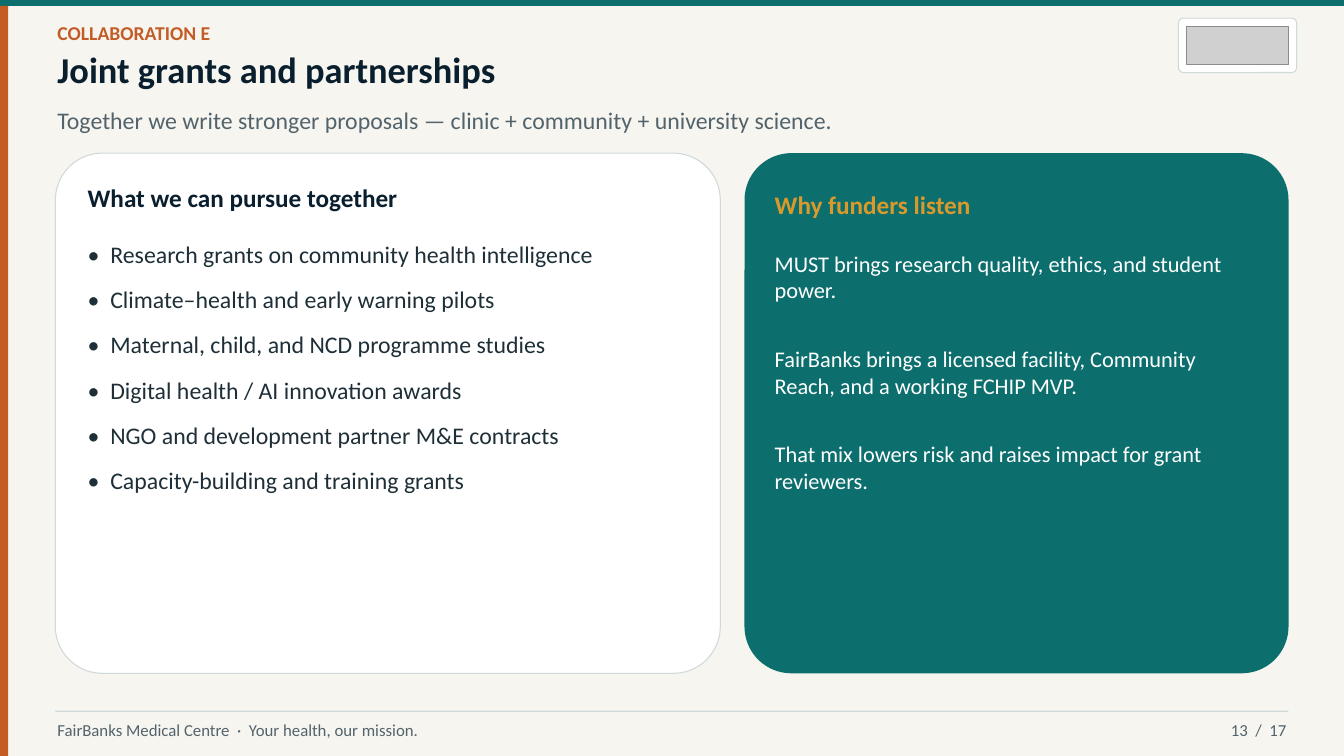
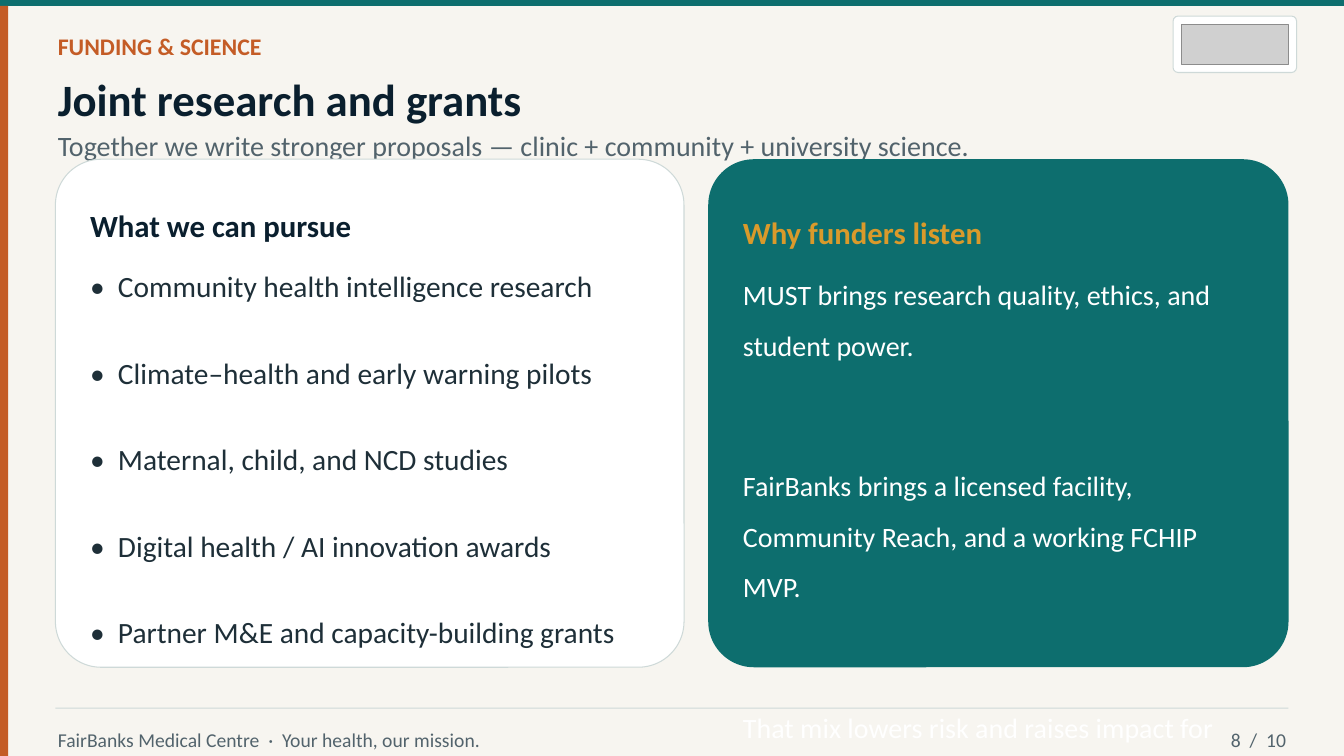
Before and after one commit to WASSWA2624/fairbanks, a slide deck: slide 8 of pitch-presentations/documents/must_ppt.pptx (slide 13 before the commit). Drawn at 1344x756 pixels with LibreOffice and Linux fonts; fonts in the diff are those of the drawing; grey boxes stand for pictures. Boxes give left, top, right and bottom in pixels: in the first picture for what was removed or moved away, otherwise in the second. Text is boxed around its words. In the diff, an @@ line names an element or a change of style, - is before the commit and + after.

Commit message:
Refine MUST partnership pitch deck script and PowerPoint presentation. Updated text formatting, adjusted layout dimensions, and improved readability with larger fonts and better spacing. Removed unnecessary images and clarified content structure to enhance overall presentation quality.

```diff
--- a/pitch-presentations/documents/must_ppt.pptx
+++ b/pitch-presentations/documents/must_ppt.pptx
@@ rounded rectangle: place and size @@
-rounded rectangle at (1179, 18, 1297, 73)
+rounded rectangle at (1174, 16, 1298, 73)
@@ picture: place and size @@
-picture at (1187, 26, 1289, 65)
+picture at (1182, 24, 1290, 65)
@@ text at (58, 39, 262, 55): text changed; size 14 to 17 pt @@
-COLLABORATION E
+FUNDING & SCIENCE
@@ text at (58, 84, 521, 124): text changed; size 26 to 32 pt @@
-Joint grants and partnerships
+Joint research and grants
@@ text "Together we write stronger proposals ..." at (58, 136, 969, 163): size 17 to 20 pt; line spacing 1 to 1.5 @@
@@ rounded rectangle: place and size @@
-rounded rectangle at (55, 153, 721, 674)
+rounded rectangle at (55, 159, 685, 667)
@@ rounded rectangle: place and size @@
-rounded rectangle at (745, 153, 1290, 674)
+rounded rectangle at (709, 159, 1290, 667)
@@ text "Why funders listen": place and size @@
-text "Why funders listen" at (775, 196, 971, 218)
+text "Why funders listen" at (743, 222, 982, 249)
@@ text "Why funders listen" at (743, 222, 982, 249): size 18 to 22 pt; line spacing 1 to 1.5 @@
@@ text at (90, 215, 351, 242): text changed; size 18 to 22 pt @@
-What we can pursue together
+What we can pursue
@@ text "• Community health intelligence research": place and size @@
-text "• Community health intelligence research" at (110, 246, 592, 493)
+text "• Community health intelligence research" at (118, 276, 614, 648)
@@ text "MUST brings research quality, ethics, ...": place and size @@
-text "MUST brings research quality, ethics, ..." at (775, 256, 1222, 489)
+text "MUST brings research quality, ethics, ..." at (743, 285, 1210, 597)
@@ text "MUST brings research quality, ethics, ..." at (743, 285, 1210, 597): size 16 to 20 pt; line spacing 1 to 1.5; more space between paragraphs @@
@@ text at (118, 276, 592, 302): text changed; size 17 to 21 pt @@
-• Research grants on community health intelligence
+• Community health intelligence research
@@ text at (118, 363, 592, 562): size 17 to 21 pt in "• Climate–health and early warning pilots", "• Digital health / AI innovation awards"; line spacing 1 to 1.5; more space between paragraphs @@
@@ text at (118, 449, 508, 474): text changed; size 17 to 21 pt @@
-• Maternal, child, and NCD programme studies
+• Maternal, child, and NCD studies
@@ text at (118, 622, 614, 648): text changed; size 17 to 21 pt @@
-• NGO and development partner M&E contracts
-• Capacity-building and training grants
+• Partner M&E and capacity-building grants
@@ text "FairBanks Medical Centre · Your ..." at (58, 733, 480, 750): size 12 to 14 pt; line spacing 1 to 1.5 @@
@@ text at (1231, 733, 1286, 747): text changed; size 12 to 14 pt @@
-13 / 17
+8 / 10
```
Also in this commit, not shown: 9 other slides changed, 7 slides removed, 1 other file.
